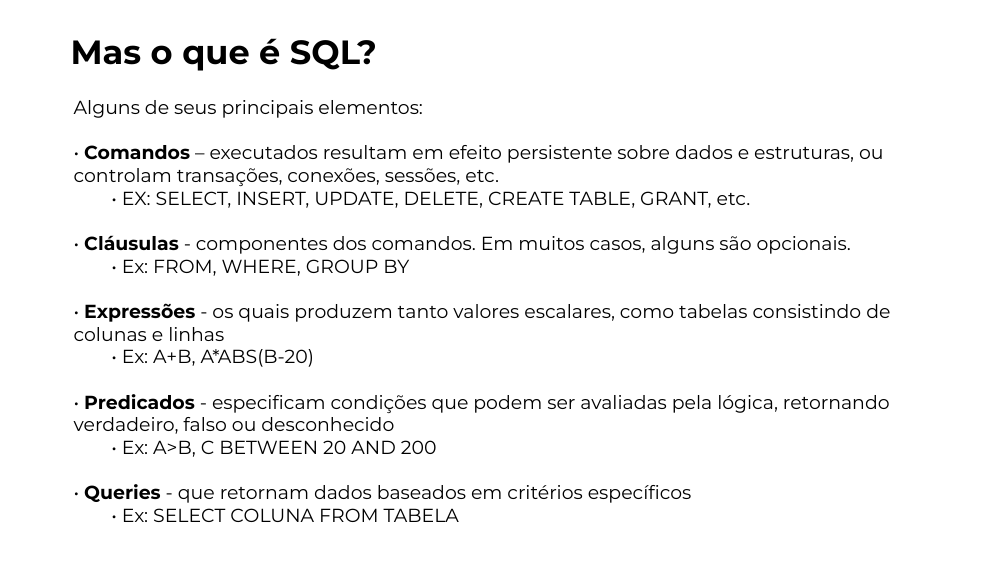
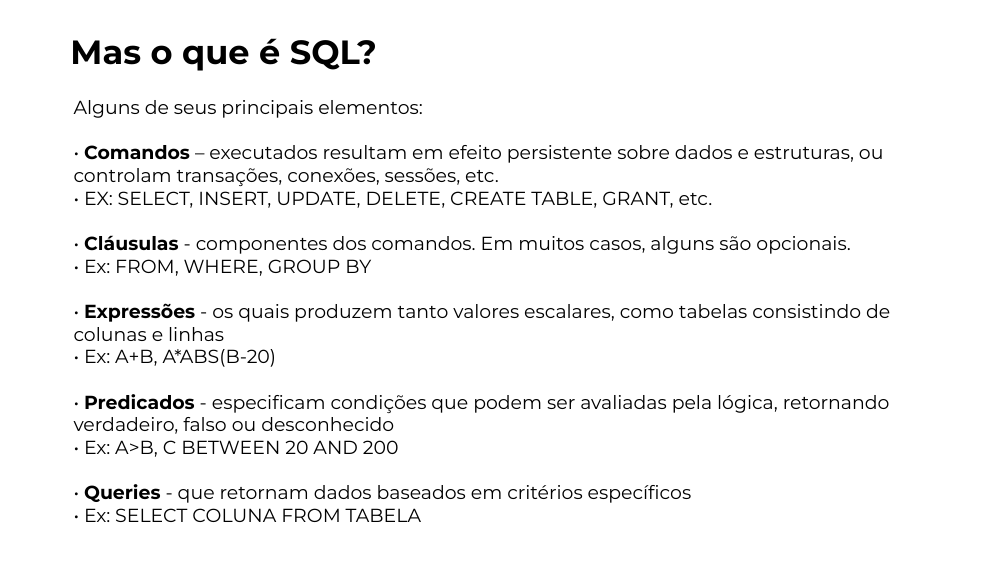
Before and after one commit to robsonfagner/personal_ti, a slide deck: slide 29 of TMY/sql/arquivos/Curso SQL - 2025.pptx. Drawn at 1008x567 pixels with LibreOffice and Linux fonts; fonts in the diff are those of the drawing; background and template pictures are left out. Boxes give left, top, right and bottom in pixels: in the first picture for what was removed or moved away, otherwise in the second. Text is boxed around its words. In the diff, an @@ line names an element or a change of style, - is before the commit and + after.

```diff
--- a/TMY/sql/arquivos/Curso SQL - 2025.pptx
+++ b/TMY/sql/arquivos/Curso SQL - 2025.pptx
@@ text "Alguns de seus principais elementos:" at box(74, 100, 890, 522): indent changed @@
```
Also in this commit, not shown: 34 other slides changed, 7 other files.
